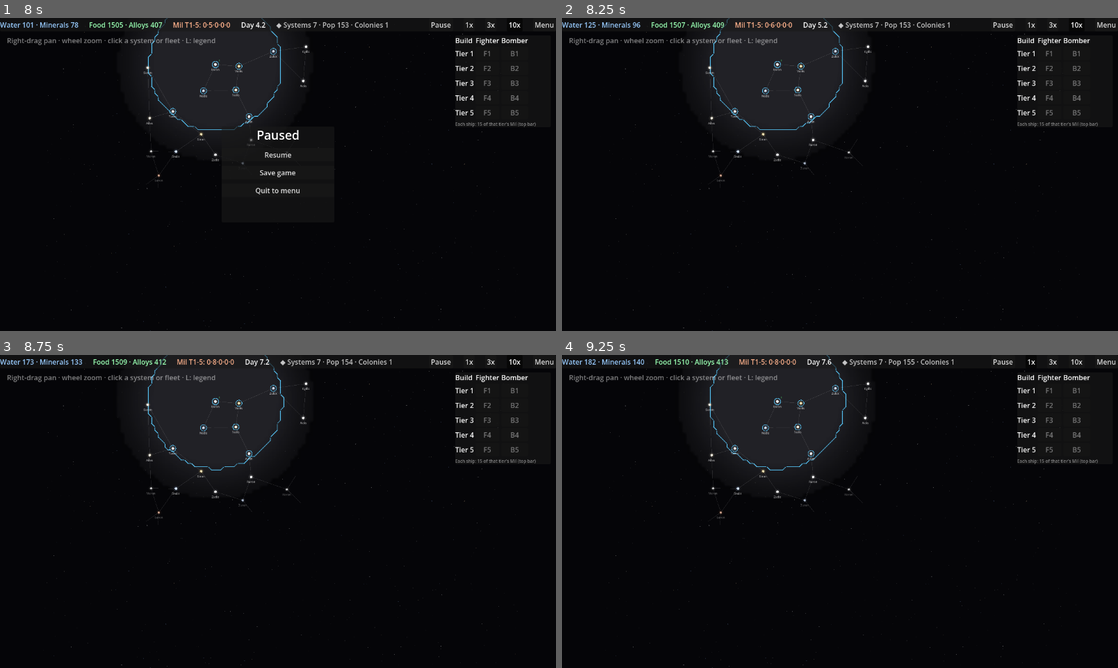
Above: before the commit, frames 1-4 (two rows, left to right).
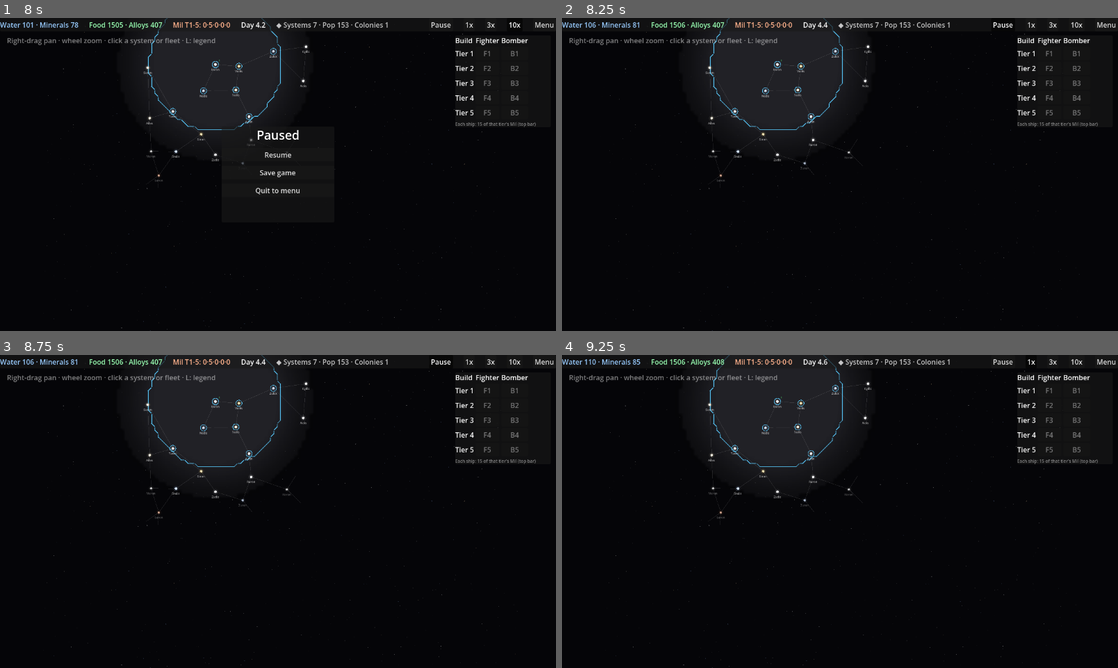
Above: after the commit, the same moments.

Repository: evyatarmitz/reach
Game: Godot game, scene res://menu/menu.tscn
Two runs of this game, one before a commit and one after it. Both use one fixed random seed, a clock stepped at 60 frames per second and the inputs below.
Inputs:
- Up to frame 1 (8 s): click "New Game" at 0.5 s; click "Normal" at 1.25 s; click "Normal" at 2 s; click "Start" at 2.75 s; click "Menu" at 3.5 s; click "Save game" at 4.25 s; click "Begin" at 5 s; click "1x" at 5.75 s; click "3x" at 6.5 s; click "10x" at 7.25 s
- Up to frame 2 (8.25 s): click "Resume" at 8 s
- Up to frame 3 (8.75 s): no input
- Up to frame 4 (9.25 s): click "1x" at 8.75 s

Frame 1 is identical in both runs. In frame 2, less than 0.1% of the frame differs, in the area x 4-94%, y 1-4%; in frame 3, 0.8%; in frame 4, 0.8%, in the area x 4-71%, y 0-37%.

Commit message:
0.53.0 - QoL: the in-game menu pauses the sim
Opening the Menu overlay left the simulation running behind it. It now pauses on
open (saving the current speed) and restores that speed on Resume or when toggled
closed, so you never lose ground while the menu is up. No-op once the game is over
(that overlay stays put).

main.gd parse-checked.

Diff:
--- a/desktop/game/main.gd
+++ b/desktop/game/main.gd
@@ -92,6 +92,7 @@
 var overlay_resume: Button
 var overlay_save: Button
 var _game_over := false
+var _speed_before_menu := 1     # speed to restore when the pause menu closes
 var planet_list: VBoxContainer
 var _planet_rows: Array = []   # [Button, planet_id] rows for the open system
 var _panel_system := -1        # which system the planet list was built for
@@ -315,6 +316,25 @@
 	overlay_resume.visible = false
 	overlay_save.visible = false
 	overlay_title.text = "Victory!" if player_has else "Defeated"
+
+
+func _toggle_menu() -> void:
+	# The in-game menu pauses the sim while open and restores the prior speed on
+	# close, so opening it never lets the game run on unwatched. No-op once the game
+	# is over — that overlay isn't dismissable.
+	if _game_over:
+		return
+	if menu_overlay.visible:
+		menu_overlay.visible = false
+		speed_idx = _speed_before_menu
+	else:
+		_speed_before_menu = speed_idx
+		speed_idx = 0
+		overlay_title.text = "Paused"
+		overlay_resume.visible = true
+		overlay_save.visible = true
+		overlay_save.text = "Save game"
+		menu_overlay.visible = true
 
 
 func _update_hover() -> void:
@@ -999,7 +1019,7 @@
 
 	var menu_btn := Button.new()
 	menu_btn.text = "Menu"
-	menu_btn.pressed.connect(func() -> void: menu_overlay.visible = not menu_overlay.visible)
+	menu_btn.pressed.connect(_toggle_menu)
 	bar.add_child(menu_btn)
 
 	panel = PanelContainer.new()
@@ -1159,7 +1179,9 @@
 	v.add_child(overlay_title)
 	overlay_resume = Button.new()
 	overlay_resume.text = "Resume"
-	overlay_resume.pressed.connect(func() -> void: menu_overlay.visible = false)
+	overlay_resume.pressed.connect(func() -> void:
+		menu_overlay.visible = false
+		speed_idx = _speed_before_menu)
 	v.add_child(overlay_resume)
 	overlay_save = Button.new()
 	overlay_save.text = "Save game"
